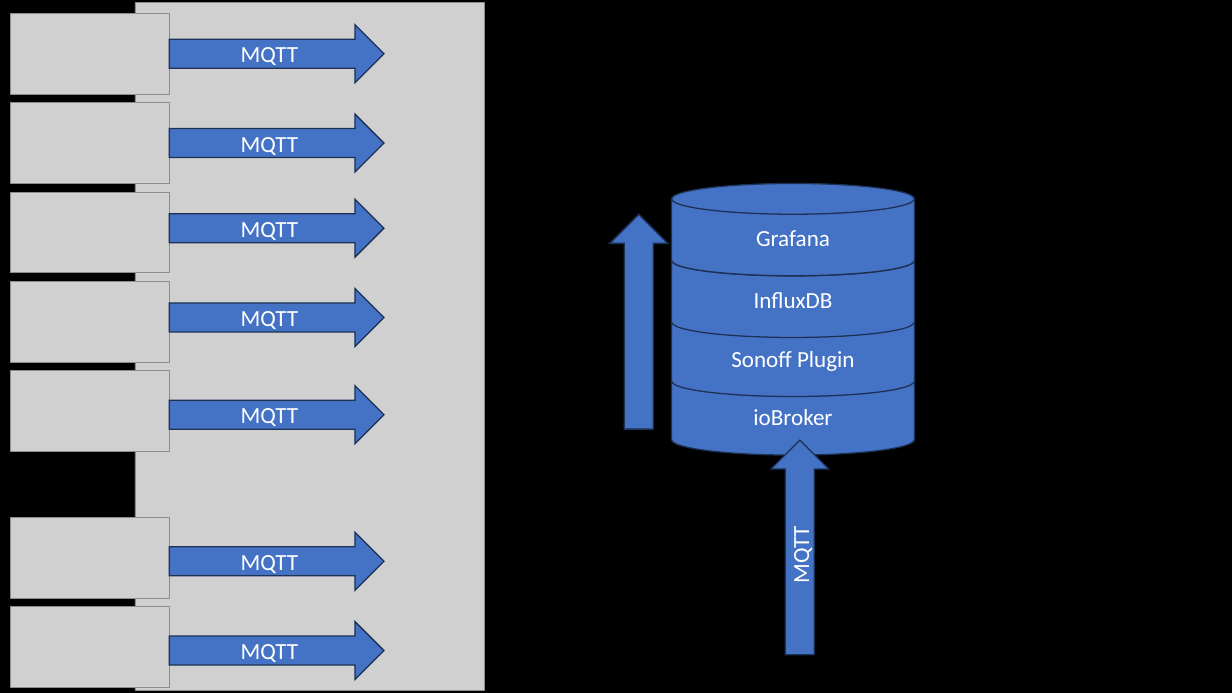
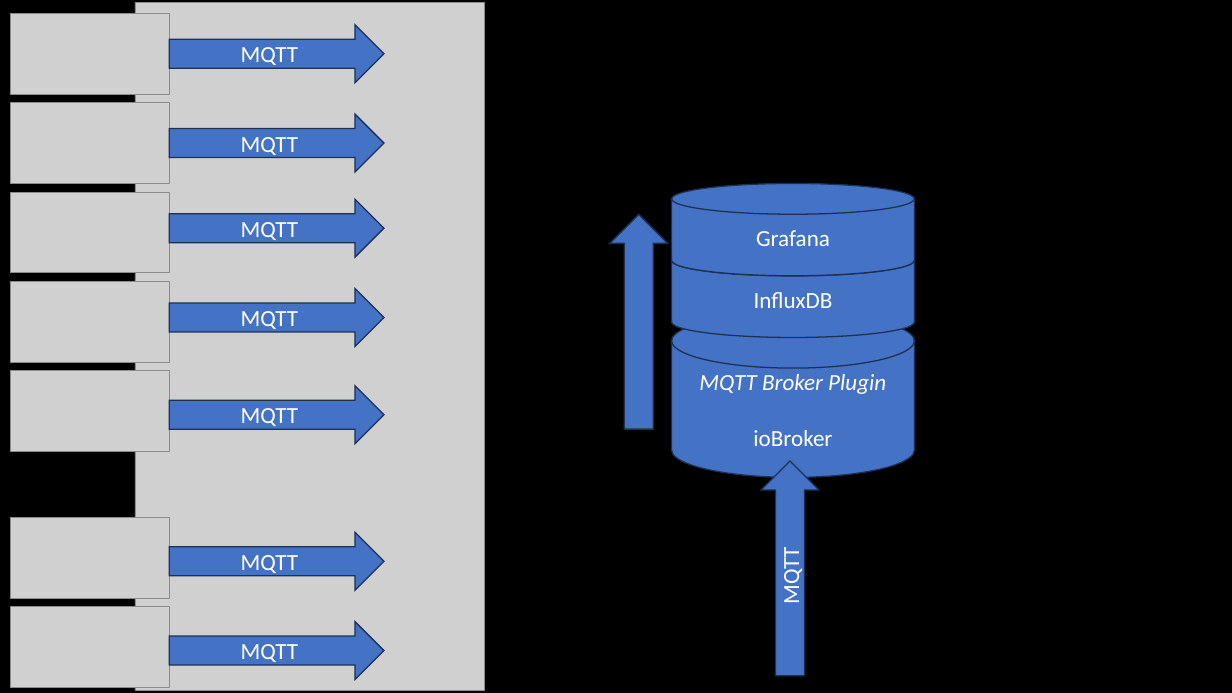
Before and after one commit to ThomasStolt/LongTermEnvLogger, a slide deck: slide 1 of images/PrincipleArchitecture.pptx. Drawn at 1232x693 pixels with LibreOffice and Linux fonts; fonts in the diff are those of the drawing; grey boxes stand for pictures. Boxes give left, top, right and bottom in pixels: in the first picture for what was removed or moved away, otherwise in the second. Text is boxed around its words. In the diff, an @@ line names an element or a change of style, - is before the commit and + after.

```diff
--- a/images/PrincipleArchitecture.pptx
+++ b/images/PrincipleArchitecture.pptx
@@ cylinder "MQTT Broker Plugin ioBroker" resized from (x1=672, y1=363, x2=915, y2=456) to (x1=672, y1=313, x2=915, y2=477) @@
@@ cylinder removed at (x1=672, y1=304, x2=915, y2=396) @@
-Sonoff Plugin
@@ text in cylinder at (x1=699, y1=374, x2=886, y2=446): text changed; italic on @@
-ioBroker
+MQTT Broker Plugin
+ioBroker
@@ right arrow "MQTT" moved from (x1=770, y1=440, x2=829, y2=655) to (x1=761, y1=462, x2=819, y2=676) @@
```
Also in this commit, not shown: 1 other file.
